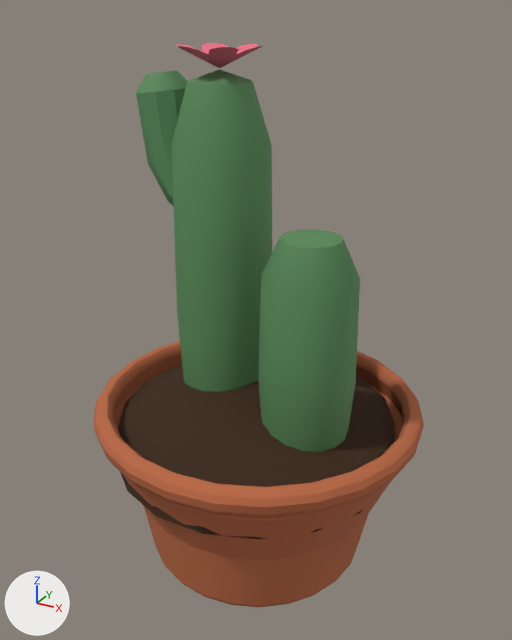
Before and after pictures for a commit that changed the Blender file assets/models/source/furniture/plant_cactus.blend.
Both versions are drawn from a 50 mm lens placed at (0.149, -0.27, 0.264), pointed at (-0.001, 0.001, 0.128). Lighting does not change. The marker at lower left points along +X, +Y and +Z. The picture after the commit comes second.

The first picture shows 'Blüte', 'Erde', 'Kaktus', 'Topf'.
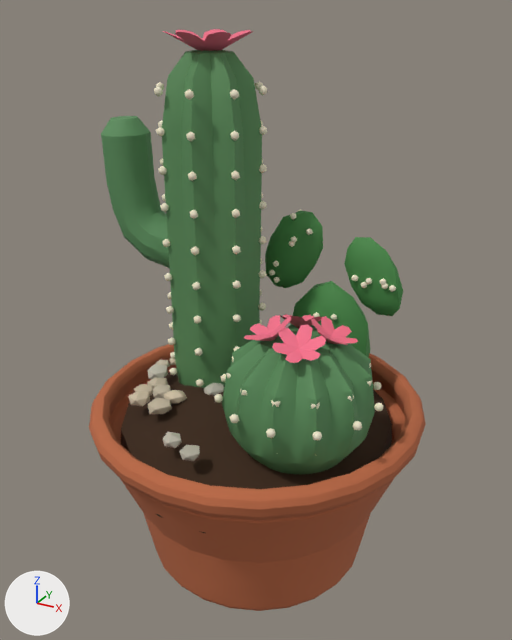
Where the change shows, as pixel boxes (x1, y1, x2, y2) in the pictures (512 x 640 px):
'Kaktus', reshaped (35% wider, 11% taller): before (136, 69, 360, 452); after (101, 50, 403, 474)
'Topf', reshaped: before (94, 341, 424, 607); after (89, 344, 426, 611)
'Blüte', reshaped: before (176, 43, 262, 68); after (163, 29, 358, 363)
'Dornenpolster', added: after (154, 81, 396, 456)
'Kies', added: after (128, 358, 224, 461)
part 2 of me_kaktus, rebuilt: before (171, 69, 272, 392); after (162, 50, 262, 388)
part 3 of me_kaktus, added (green): after (222, 324, 375, 474)
part 4 of me_kaktus, added (green): after (101, 116, 170, 268)
part 5 of me_kaktus, added (green): after (293, 281, 370, 357)
part 6 of me_kaktus, added (green): after (265, 211, 323, 288)
part 7 of me_kaktus, added (green): after (344, 237, 403, 316)
part 8 of me_kaktus, deleted (green): before (258, 229, 360, 452)
part 9 of me_kaktus, deleted (green): before (136, 70, 187, 205)
part 10 of me_blüte, rebuilt: before (176, 43, 262, 68); after (163, 29, 253, 51)
part 11 of me_blüte, added (red): after (311, 317, 358, 345)
part 12 of me_blüte, added: after (279, 314, 327, 328)
part 13 of me_blüte, added (red): after (244, 315, 291, 341)
part 14 of me_blüte, added (red): after (272, 324, 326, 363)

The change, as a list of edits to the scene's bpy script:
```text
Add mat_gravel:
    mat_gravel = bpy.data.materials.new('gravel')
    # nodes: Attribute, BsdfPrincipled, Bump, HueSaturation, MapRange, MixRGB, OutputMaterial, RGB, TexCoord, TexNoise
    # colours: light grey #c7bda8
Add mat_spines:
    mat_spines = bpy.data.materials.new('spines')
    # nodes: Attribute, BsdfPrincipled, Bump, HueSaturation, MapRange, MixRGB, OutputMaterial, RGB, TexCoord, TexNoise
    # colours: pale yellow #f5edd1
Change me_topf:
    remove me_topf.from_pydata(...)  # 194 vertices, 216 faces; spans x -0.081..0.083, y -0.08..0.08, z 0.0..0.09
    add me_topf.from_pydata(...)  # 194 vertices, 216 faces; spans x -0.081..0.083, y -0.082..0.081, z -0.001..0.09
    me_topf part 1: the whole mesh is multiplied about its middle by the matrix ((1.0, 0.012, -0.012), (0.01, 1.023, -0.005), (-0.004, 0.008, 1.011))
Change me_kaktus:
    remove me_kaktus.from_pydata(...)  # 278 vertices, 312 faces; spans x -0.066..0.054, y -0.032..0.061, z 0.079..0.239
    add me_kaktus.from_pydata(...)  # 682 vertices, 862 faces; spans x -0.09..0.067, y -0.055..0.042, z 0.075..0.248
    me_kaktus part 2: the loose piece of 66 vertices spanning x -0.047..0.001, y -0.014..0.034, z 0.079..0.239 is rebuilt with 194 vertices and now spans x -0.052..-0.005, y -0.013..0.033, z 0.078..0.248
    me_kaktus part 3: a new loose piece of 242 vertices spanning x 0.0..0.067, y -0.055..0.012, z 0.082..0.137, in mat_cactus
    me_kaktus part 4: a new loose piece of 120 vertices spanning x -0.09..-0.032, y -0.002..0.022, z 0.141..0.215, in mat_cactus
    me_kaktus part 5: a new loose piece of 42 vertices spanning x 0.002..0.045, y 0.026..0.042, z 0.075..0.141, in mat_cactus
    me_kaktus part 6: a new loose piece of 42 vertices spanning x -0.014..0.018, y 0.03..0.041, z 0.132..0.174, in mat_cactus
    me_kaktus part 7: a new loose piece of 42 vertices spanning x 0.031..0.06, y 0.027..0.037, z 0.13..0.167, in mat_cactus
    me_kaktus part 8: 132 vertices removed from x -0.024..0.054, y -0.032..0.061, z 0.079..0.179
    me_kaktus part 9: 80 vertices removed from x -0.066..-0.013, y -0.004..0.022, z 0.167..0.238
Change me_blüte:
    remove me_blüte.from_pydata(...)  # 76 vertices, 144 faces; spans x -0.0424..0.0175, y -0.0106..0.0498, z 0.1398..0.2493
    add me_blüte.from_pydata(...)  # 148 vertices, 276 faces; spans x -0.0477..0.0564, y -0.0445..0.0287, z 0.1335..0.2549
    me_blüte part 10: the loose piece of 38 vertices spanning x -0.0424..-0.0027, y -0.0106..0.0273, z 0.2397..0.2493 is rebuilt with 44 vertices and now spans x -0.0477..-0.0085, y -0.0101..0.0287, z 0.2443..0.2549
    me_blüte part 11: a new loose piece of 26 vertices spanning x 0.0366..0.0564, y -0.0264..-0.0054, z 0.1336..0.1439, in mat_bloom
    me_blüte part 12: a new loose piece of 26 vertices spanning x 0.018..0.0382, y -0.0187..0.0017, z 0.1336..0.1438, in mat_bloom
    me_blüte part 13: a new loose piece of 26 vertices spanning x 0.0107..0.0302, y -0.0378..-0.0161, z 0.1336..0.1438, in mat_bloom
    me_blüte part 14: a new loose piece of 26 vertices spanning x 0.0288..0.0489, y -0.0445..-0.0242, z 0.1335..0.1438, in mat_bloom
    other edits to the shape of me_blüte do not show in these pictures
Add ob_kies:
    ob_kies = bpy.data.objects.new('Kies', me_kies)  # 408 vertices, 680 faces; spans x -0.0612..0.0559, y -0.0656..0.0583, z 0.0867..0.0952
    ob_kies.location = (0.0, 0.0, 0.0)
Add ob_dornenpolster:
    ob_dornenpolster = bpy.data.objects.new('Dornenpolster', me_dornenpolster)  # 2088 vertices, 3480 faces; spans x -0.0548..0.0704, y -0.0581..0.0436, z 0.0849..0.2332
    ob_dornenpolster.location = (0.0, 0.0, 0.0)
```
